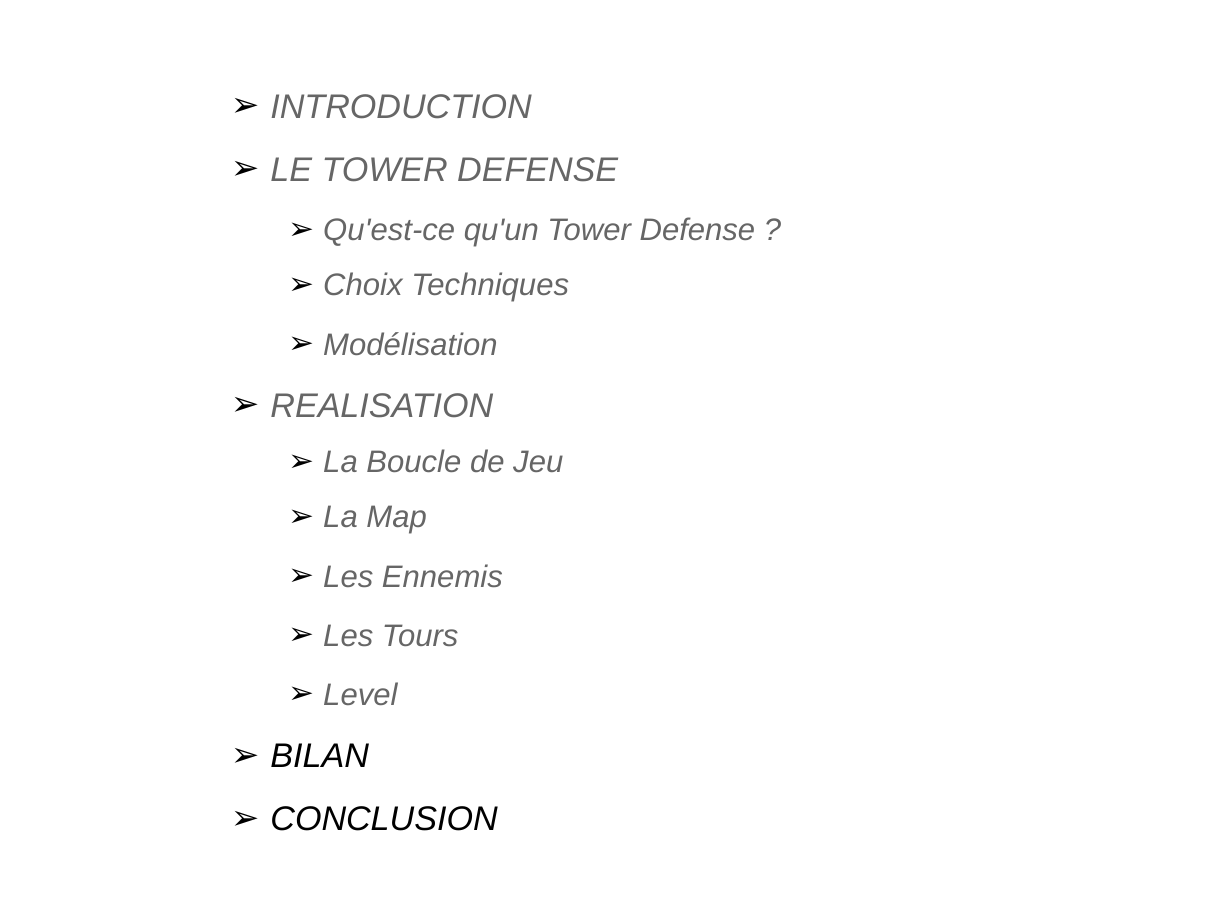
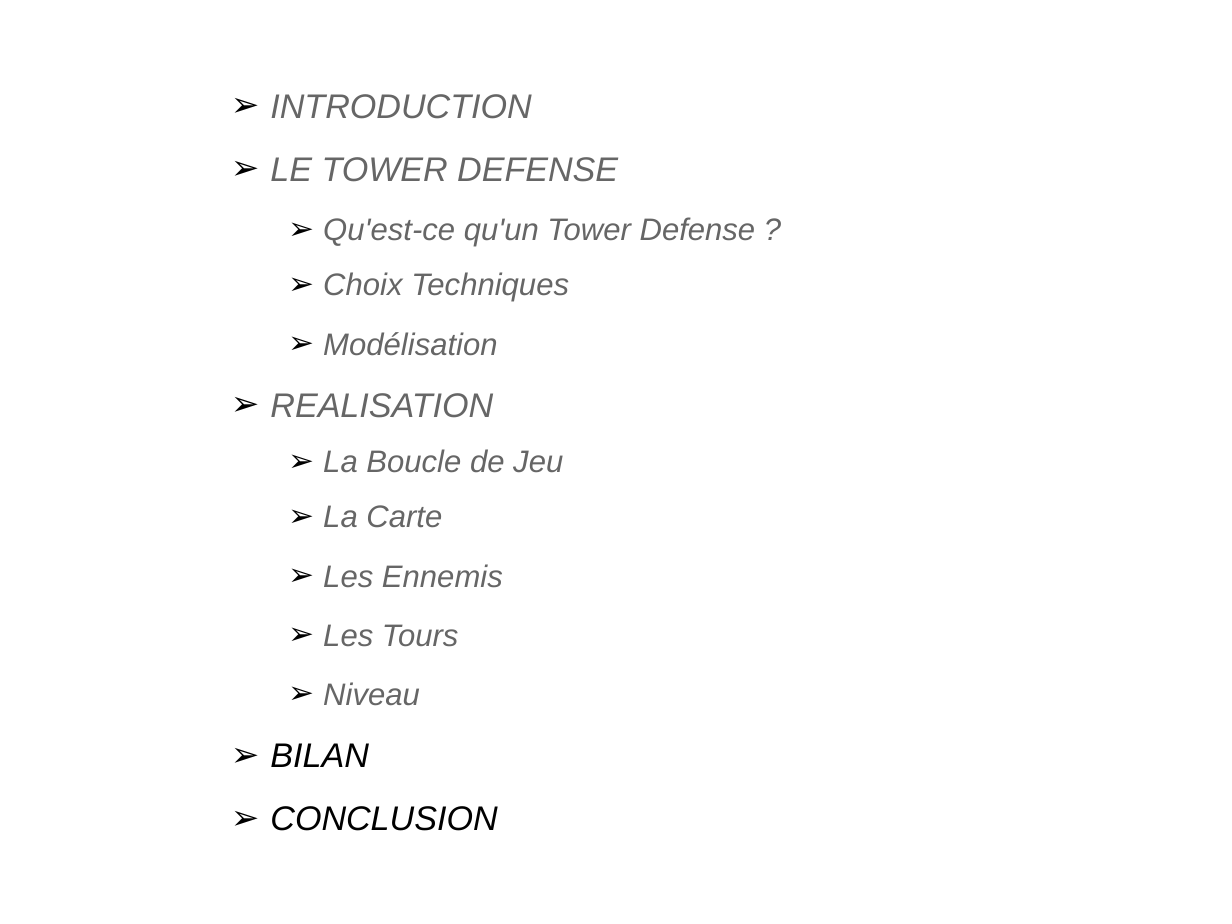
Before and after one commit to Mialus/towerDefense, a slide deck: slide 13 of Orale.odp (slide 12 before the commit). Drawn at 1232x924 pixels with LibreOffice and Linux fonts; fonts in the diff are those of the drawing; background and template pictures are left out. Boxes give left, top, right and bottom in pixels: in the first picture for what was removed or moved away, otherwise in the second. Text is boxed around its words. In the diff, an @@ line names an element or a change of style, - is before the commit and + after.

```diff
--- a/Orale.odp
+++ b/Orale.odp
@@ text at [323, 505, 442, 528]: text changed @@
-  ➢ La Map
+  ➢ La Carte
@@ text at [323, 682, 420, 706]: text changed @@
-  ➢ Level
+  ➢ Niveau
```
Also in this commit, not shown: 8 other slides changed, 1 slide added, 4 other files.
